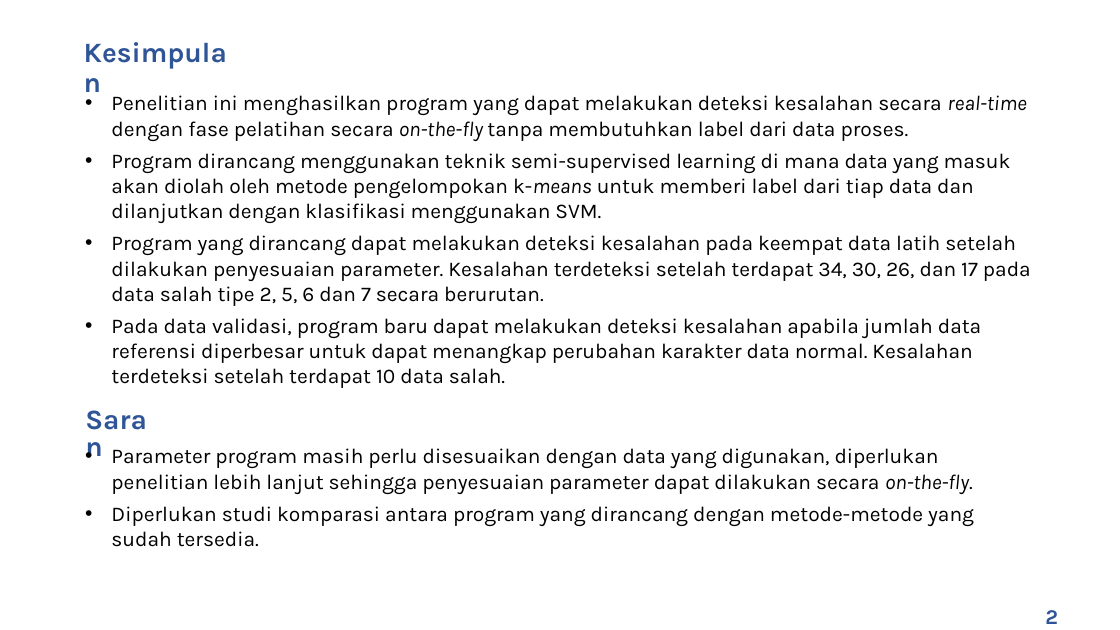
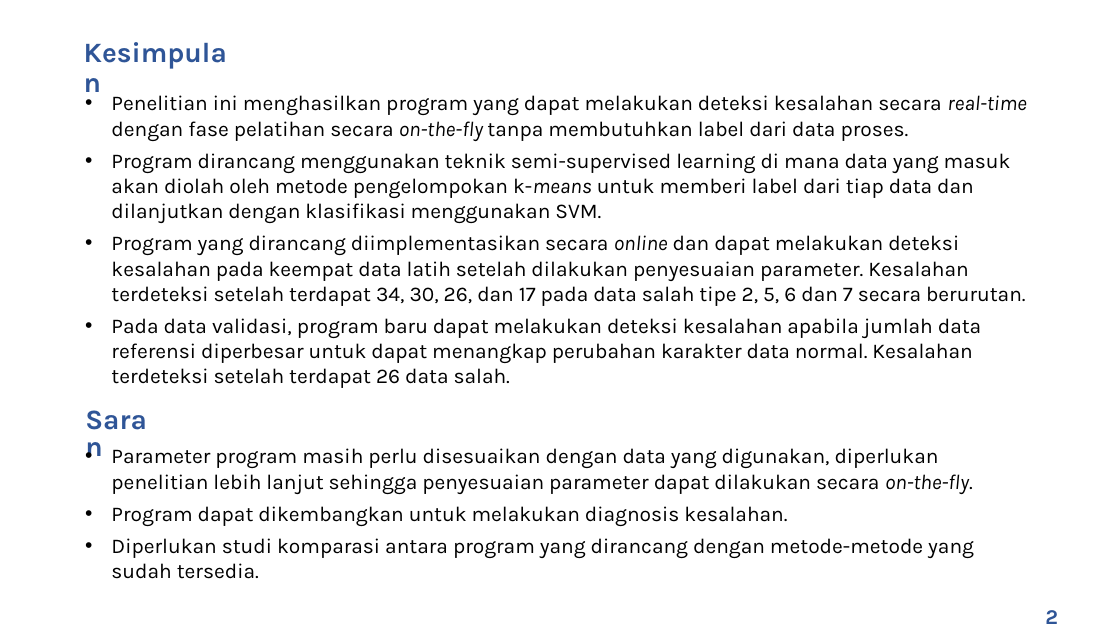
Before and after one commit to rezaandriady/TA_RezaAndriady, a slide deck: slide 23 of Presentasi/Draft Presentasi Reza Andriady - 44976.pptx. Drawn at 1120x630 pixels with LibreOffice and Linux fonts; fonts in the diff are those of the drawing; background and template pictures are left out. Boxes give left, top, right and bottom in pixels: in the first picture for what was removed or moved away, otherwise in the second. Text is boxed around its words. In the diff, an @@ line names an element or a change of style, - is before the commit and + after.

```diff
--- a/Presentasi/Draft Presentasi Reza Andriady - 44976.pptx
+++ b/Presentasi/Draft Presentasi Reza Andriady - 44976.pptx
@@ text at [111, 235, 1026, 388]: text changed @@
-• Program yang dirancang dapat melakukan deteksi kesalahan pada keempat data latih setelah dilakukan penyesuaian parameter. Kesalahan terdeteksi setelah terdapat 34, 30, 26, dan 17 pada data salah tipe 2, 5, 6 dan 7 secara berurutan.
-• Pada data validasi, program baru dapat melakukan deteksi kesalahan apabila jumlah data referensi diperbesar untuk dapat menangkap perubahan karakter data normal. Kesalahan terdeteksi setelah terdapat 10 data salah.
+• Program yang dirancang diimplementasikan secara online dan dapat melakukan deteksi kesalahan pada keempat data latih setelah dilakukan penyesuaian parameter. Kesalahan terdeteksi setelah terdapat 34, 30, 26, dan 17 pada data salah tipe 2, 5, 6 dan 7 secara berurutan.
+• Pada data validasi, program baru dapat melakukan deteksi kesalahan apabila jumlah data referensi diperbesar untuk dapat menangkap perubahan karakter data normal. Kesalahan terdeteksi setelah terdapat 26 data salah.
@@ text at [111, 506, 787, 526]: paragraph added @@
+• Program dapat dikembangkan untuk melakukan diagnosis kesalahan.
```
Also in this commit, not shown: 15 other slides changed.
